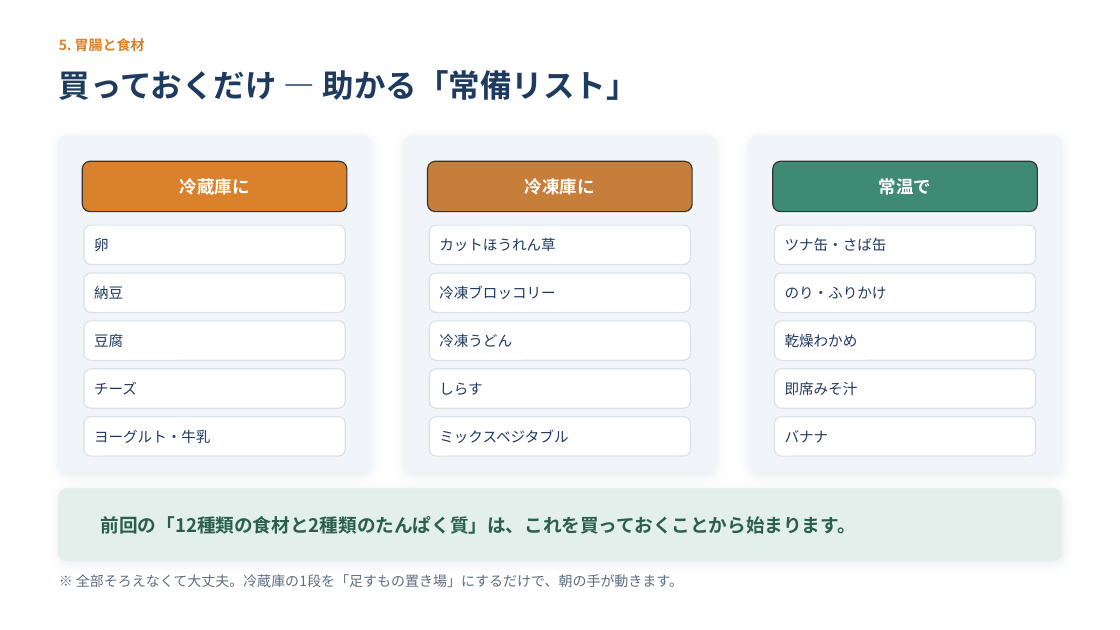
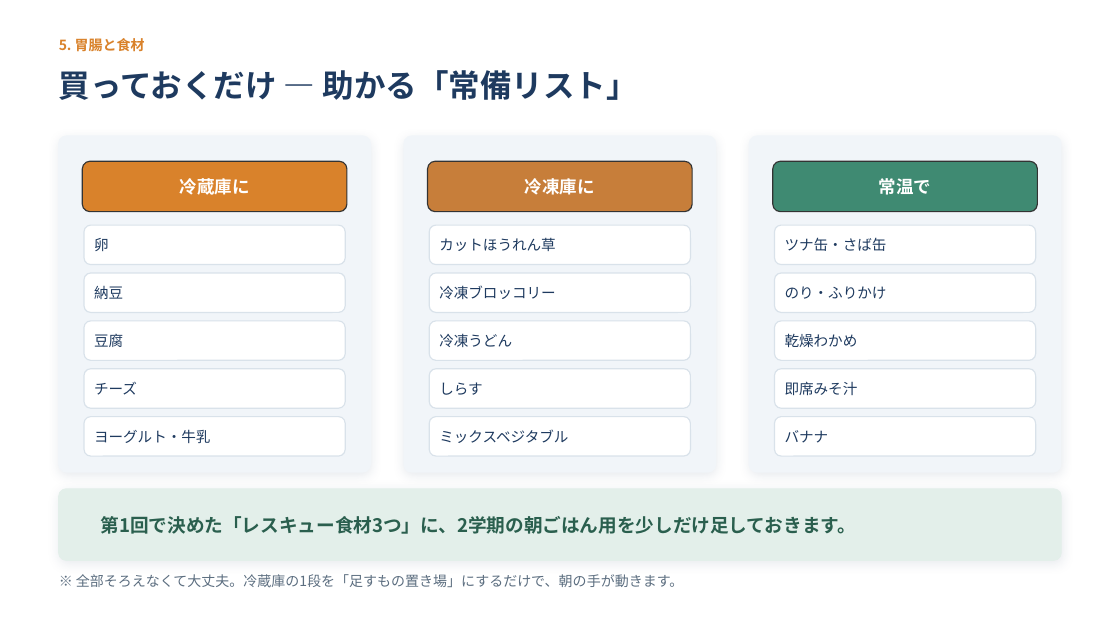
Before and after one commit to xxhmannasuimhxx/-, a slide deck: slide 36 of 夏休みの終わり_第2回_食と生活リズムの整え方.pptx (slide 37 before the commit). Drawn at 1120x630 pixels with LibreOffice and Linux fonts; fonts in the diff are those of the drawing. Boxes give left, top, right and bottom in pixels: in the first picture for what was removed or moved away, otherwise in the second. Text is boxed around its words. In the diff, an @@ line names an element or a change of style, - is before the commit and + after.

```diff
--- a/夏休みの終わり_第2回_食と生活リズムの整え方.pptx
+++ b/夏休みの終わり_第2回_食と生活リズムの整え方.pptx
@@ text at box(101, 516, 856, 534): text changed @@
-前回の「12種類の食材と2種類のたんぱく質」は、これを買っておくことから始まります。
+第1回で決めた「レスキュー食材3つ」に、2学期の朝ごはん用を少しだけ足しておきます。
```
Also in this commit, not shown: 1 other slide changed, 2 slides removed, 1 other file.
